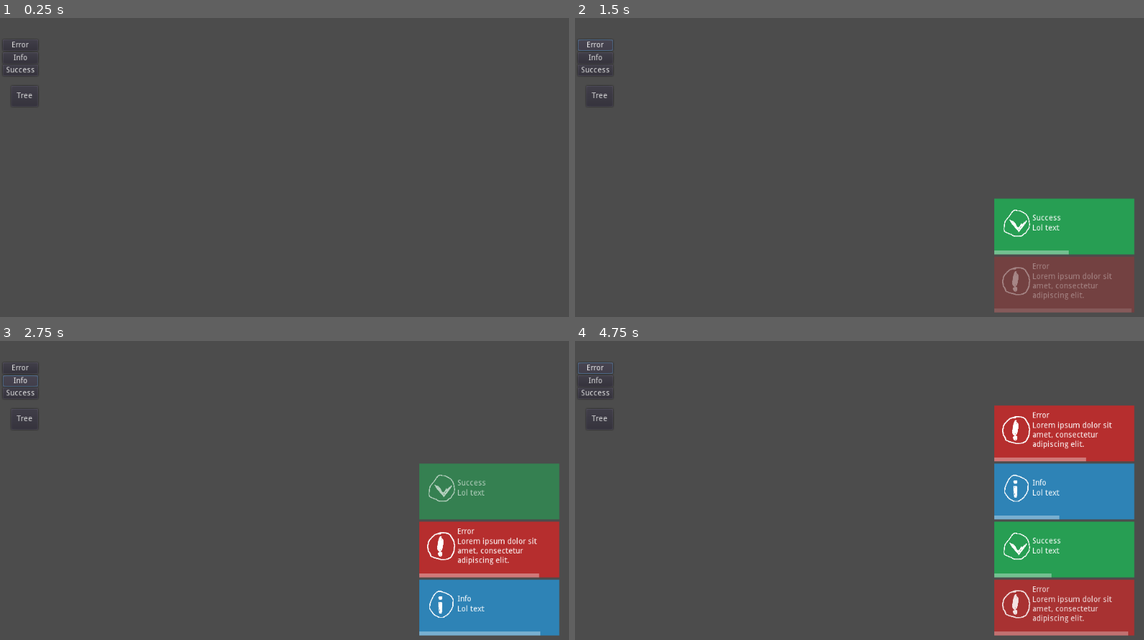
Above: before the commit, frames 1-4 (two rows, left to right).
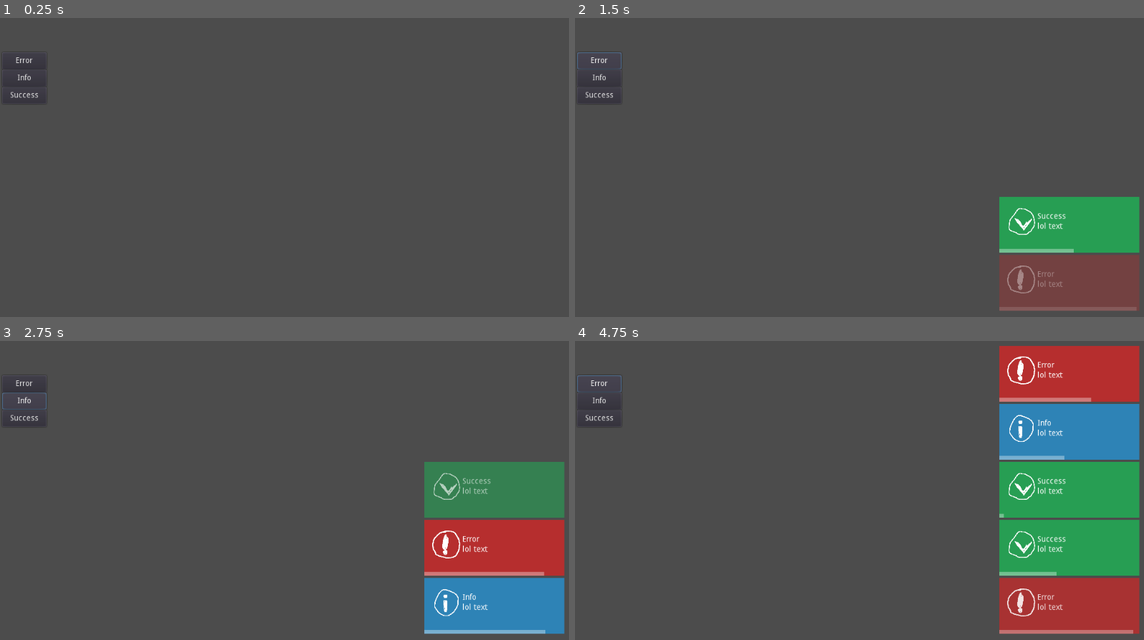
Above: after the commit, the same moments.

Repository: Brzusko/QuickHand
Game: Godot game, scene res://Scenes/test2.tscn
Two runs of this game, one before a commit and one after it. Both use one fixed random seed, a clock stepped at 60 frames per second and the inputs below. The project has no main scene, so this scene is started directly.
Inputs (mouse positions are in pixels of both pictures, inside the frame that each line leads up to):
- Up to frame 1 (0.25 s): no input
- Up to frame 2 (1.5 s): click "Success" at 0.5 s; click "Error" at 1.25 s
- Up to frame 3 (2.75 s): click "Info" at 2 s
- Up to frame 4 (4.75 s): click (597, 418) at 2.75 s, where only the run before the commit has a clickable "Tree"; click "Success" at 3.5 s; click "Error" at 4.25 s

The runs differ from the first frame. In frame 1, 0.2% of the frame differs, in the area x 0-8%, y 7-30%; in frame 2, 2.7%; in frame 3, 3.8%; in frame 4, 17%, in the area x 0-100%, y 1-99%.

Commit message:
Added global node for notifications

Diff:
--- /dev/null
+++ b/Assets/Scripts/notification.gd
@@ -0,0 +1,13 @@
+extends Node
+
+var notification_panel = load("res://Scenes/NotificationPanel.tscn")
+onready var box = get_node("VBoxContainer")
+
+func show_notification(text, duration, notification_type):
+	if box.get_child_count() == 5:
+		box.remove_child(box.get_child(0))
+
+	var node = notification_panel.instance()
+	box.add_child(node, true)
+	box.get_child(box.get_child_count()-1).modify_panel(text, duration, notification_type)
+	box.get_child(box.get_child_count()-1).start()
--- a/Scenes/notif.gd
+++ b/Assets/Scripts/notifpanel.gd
@@ -1,6 +1,6 @@
 extends MarginContainer
 
-enum Enum {NONE, ERROR, INFO, SUCCESS}
+enum Enum {ERROR, INFO, SUCCESS}
 var time = 5
 
 func start():
@@ -15,7 +15,7 @@
 	notification_duration.start()
 	while(!notification_duration.is_stopped()):
 		if get_parent():
-			yield(get_tree().create_timer(0.01), "timeout")
+			yield(get_tree().create_timer(0.001), "timeout")
 		else: return
 		get_node("VBoxContainer/ProgressBar").value = notification_duration.time_left
 
@@ -29,12 +29,12 @@
 		get_parent().remove_child(self)
 	else: return
 
-func show_notification(gText, duration, type):
+func modify_panel(gText, duration, notification_type):
 	get_node("VBoxContainer/HBoxContainer/VBoxContainer/Text").text = gText
 	if duration > 0:
 		time = duration
 	var background_color = StyleBoxFlat.new()
-	match type:
+	match notification_type:
 		Enum.ERROR:
 			background_color.set_bg_color(Color(0.717647, 0.184314, 0.184314))
 			get_node("Panel").set("custom_styles/panel", background_color)
@@ -50,4 +50,3 @@
 			get_node("Panel").set("custom_styles/panel", background_color)
 			get_node("VBoxContainer/HBoxContainer/CenterContainer/TextureRect").texture = load("res://Assets/Textures/succ.png")
 			get_node("VBoxContainer/HBoxContainer/VBoxContainer/Title").text = "Success"
-	start()
--- /dev/null
+++ b/Autoload/NotificationNode.tscn
@@ -0,0 +1,21 @@
+[gd_scene load_steps=2 format=2]
+
+[ext_resource path="res://Assets/Scripts/notification.gd" type="Script" id=1]
+
+[node name="Control" type="Control"]
+anchor_right = 1.0
+anchor_bottom = 1.0
+script = ExtResource( 1 )
+__meta__ = {
+"_edit_use_anchors_": false
+}
+
+[node name="VBoxContainer" type="VBoxContainer" parent="."]
+margin_left = 757.98
+margin_top = 13.6326
+margin_right = 1007.98
+margin_bottom = 584.633
+alignment = 2
+__meta__ = {
+"_edit_use_anchors_": false
+}
--- /dev/null
+++ b/Scenes/NotificationPanel.tscn
@@ -0,0 +1,106 @@
+[gd_scene load_steps=5 format=2]
+
+[ext_resource path="res://Assets/Scripts/notifpanel.gd" type="Script" id=1]
+[ext_resource path="res://Assets/Textures/warning.png" type="Texture" id=2]
+
+[sub_resource type="StyleBoxFlat" id=1]
+bg_color = Color( 1, 1, 1, 0.352941 )
+
+[sub_resource type="StyleBoxFlat" id=2]
+bg_color = Color( 0, 0, 0, 0 )
+
+[node name="Margin" type="MarginContainer"]
+margin_right = 250.0
+margin_bottom = 100.0
+rect_min_size = Vector2( 250, 100 )
+size_flags_horizontal = 3
+size_flags_vertical = 0
+script = ExtResource( 1 )
+__meta__ = {
+"_edit_use_anchors_": false
+}
+
+[node name="Panel" type="Panel" parent="."]
+margin_right = 250.0
+margin_bottom = 100.0
+
+[node name="NotificationDuration" type="Timer" parent="."]
+wait_time = 5.0
+one_shot = true
+
+[node name="Tween" type="Tween" parent="."]
+
+[node name="VBoxContainer" type="VBoxContainer" parent="."]
+margin_right = 250.0
+margin_bottom = 100.0
+size_flags_horizontal = 3
+size_flags_vertical = 3
+__meta__ = {
+"_edit_use_anchors_": false
+}
+
+[node name="HBoxContainer" type="HBoxContainer" parent="VBoxContainer"]
+margin_right = 250.0
+margin_bottom = 89.0
+size_flags_horizontal = 3
+size_flags_vertical = 3
+
+[node name="MarginContainer" type="MarginContainer" parent="VBoxContainer/HBoxContainer"]
+margin_right = 10.0
+margin_bottom = 89.0
+rect_min_size = Vector2( 10, 0 )
+
+[node name="CenterContainer" type="CenterContainer" parent="VBoxContainer/HBoxContainer"]
+margin_left = 14.0
+margin_right = 64.0
+margin_bottom = 89.0
+
+[node name="TextureRect" type="TextureRect" parent="VBoxContainer/HBoxContainer/CenterContainer"]
+margin_top = 19.0
+margin_right = 50.0
+margin_bottom = 69.0
+rect_min_size = Vector2( 50, 50 )
+size_flags_horizontal = 0
+size_flags_vertical = 0
+texture = ExtResource( 2 )
+expand = true
+
+[node name="VBoxContainer" type="VBoxContainer" parent="VBoxContainer/HBoxContainer"]
+margin_left = 68.0
+margin_right = 250.0
+margin_bottom = 89.0
+size_flags_horizontal = 3
+size_flags_vertical = 3
+alignment = 1
+
+[node name="Title" type="Label" parent="VBoxContainer/HBoxContainer/VBoxContainer"]
+margin_top = 28.0
+margin_right = 182.0
+margin_bottom = 42.0
+text = "Error"
+
+[node name="Text" type="Label" parent="VBoxContainer/HBoxContainer/VBoxContainer"]
+margin_top = 46.0
+margin_right = 182.0
+margin_bottom = 60.0
+size_flags_vertical = 9
+text = "Dis is error text"
+autowrap = true
+__meta__ = {
+"_edit_use_anchors_": false
+}
+
+[node name="ProgressBar" type="ProgressBar" parent="VBoxContainer"]
+margin_top = 93.0
+margin_right = 250.0
+margin_bottom = 100.0
+rect_min_size = Vector2( 0, 7 )
+size_flags_horizontal = 3
+custom_styles/fg = SubResource( 1 )
+custom_styles/bg = SubResource( 2 )
+max_value = 1.0
+value = 1.0
+percent_visible = false
+__meta__ = {
+"_edit_use_anchors_": false
+}
--- a/Scenes/test.tscn
+++ b/Scenes/test.tscn
@@ -2,7 +2,8 @@
 
 [ext_resource path="res://Scenes/SoundSettings.tscn" type="PackedScene" id=1]
 [ext_resource path="res://Resources/Sounds/musik.wav" type="AudioStream" id=2]
-[ext_resource path="res://Scenes/popup_button.gd" type="Script" id=3]
+[ext_resource path="res://Assets/Scripts/popup_button.gd" type="Script" id=3]
+
 
 [node name="Node" type="Control"]
 script = ExtResource( 3 )
--- /dev/null
+++ b/Scenes/test2.gd
@@ -0,0 +1,17 @@
+extends Control
+
+enum Enum {ERROR, INFO, SUCCESS}
+
+func _on_Error_pressed():
+	NotificationNode.show_notification("lol text", 10, Enum.ERROR)
+	pass # Replace with function body.
+
+
+func _on_Info_pressed():
+	NotificationNode.show_notification("lol text", 0, Enum.INFO)
+	pass # Replace with function body.
+
+
+func _on_Success_pressed():
+	NotificationNode.show_notification("lol text", 2, Enum.SUCCESS)
+	pass # Replace with function body.
--- a/Scenes/test2.tscn
+++ b/Scenes/test2.tscn
@@ -1,59 +1,44 @@
 [gd_scene load_steps=2 format=2]
 
-[ext_resource path="res://Scenes/tst.gd" type="Script" id=3]
+[ext_resource path="res://Scenes/test2.gd" type="Script" id=1]
 
 [node name="Control" type="Control"]
 anchor_right = 1.0
 anchor_bottom = 1.0
-script = ExtResource( 3 )
+script = ExtResource( 1 )
+__meta__ = {
+"_edit_use_anchors_": false
+}
+
+[node name="Error" type="Button" parent="."]
+margin_left = 4.48987
+margin_top = 122.348
+margin_right = 83.4899
+margin_bottom = 152.348
+text = "Error"
+__meta__ = {
+"_edit_use_anchors_": false
+}
+
+[node name="Info" type="Button" parent="."]
+margin_left = 4.48987
+margin_top = 152.655
+margin_right = 83.4899
+margin_bottom = 182.655
+text = "Info"
 __meta__ = {
 "_edit_use_anchors_": false
 }
 
 [node name="Success" type="Button" parent="."]
-margin_left = 4.82162
-margin_top = 144.0
-margin_right = 67.8216
-margin_bottom = 164.0
+margin_left = 4.48987
+margin_top = 184.084
+margin_right = 83.4899
+margin_bottom = 214.084
 text = "Success"
 __meta__ = {
 "_edit_use_anchors_": false
 }
-
-[node name="Info" type="Button" parent="."]
-margin_left = 5.0
-margin_top = 122.0
-margin_right = 68.0
-margin_bottom = 142.0
-text = "Info"
-
-[node name="Error" type="Button" parent="."]
-margin_left = 5.0
-margin_top = 99.0
-margin_right = 68.0
-margin_bottom = 119.0
-text = "Error"
-__meta__ = {
-"_edit_use_anchors_": false
-}
-
-[node name="VBoxContainer" type="VBoxContainer" parent="."]
-margin_left = 749.0
-margin_top = 17.0
-margin_right = 999.0
-margin_bottom = 588.0
-alignment = 2
-__meta__ = {
-"_edit_use_anchors_": false
-}
-
-[node name="Tree" type="Button" parent="."]
-margin_left = 20.2043
-margin_top = 181.839
-margin_right = 68.2043
-margin_bottom = 218.839
-text = "Tree"
+[connection signal="pressed" from="Error" to="." method="_on_Error_pressed"]
+[connection signal="pressed" from="Info" to="." method="_on_Info_pressed"]
 [connection signal="pressed" from="Success" to="." method="_on_Success_pressed"]
-[connection signal="pressed" from="Info" to="." method="_on_Info_pressed"]
-[connection signal="pressed" from="Error" to="." method="_on_Error_pressed"]
-[connection signal="pressed" from="Tree" to="." method="_on_Tree_pressed"]
--- a/Scenes/tst.gd
+++ b/Scenes/tst.gd
@@ -2,7 +2,7 @@
 
 enum Enum {NONE, ERROR, INFO, SUCCESS}
 
-var notification_panel = load("res://Notification.tscn")
+var notification_panel = load("res://NotificationPanel.tscn")
 onready var box = get_node("VBoxContainer")
 
 func _on_Success_pressed():
@@ -20,6 +20,7 @@
 
 	var node = notification_panel.instance()
 	box.add_child(node, true)
+	node.get_node("VBoxContainer/HBoxContainer/VBoxContainer/Title").text = "Info"
 	box.get_child(box.get_child_count()-1).show_notification("Lol text", 0, Enum.INFO)
 	pass # Replace with function body.
 
--- a/project.godot
+++ b/project.godot
@@ -21,6 +21,7 @@
 [autoload]
 
 SettingsSound="*res://Autoload/settings_sound.gd"
+NotificationNode="*res://Autoload/NotificationNode.tscn"
 
 [rendering]
 
Renamed: Scenes/popup_button.gd -> Assets/Scripts/popup_button.gd
